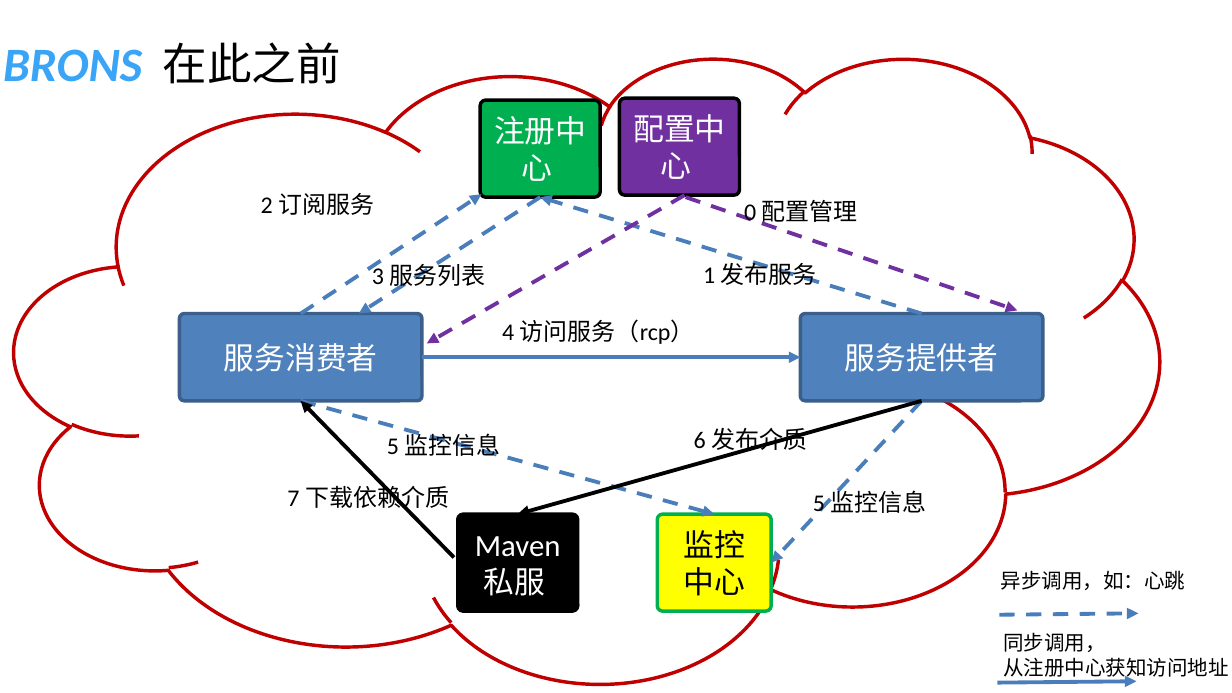
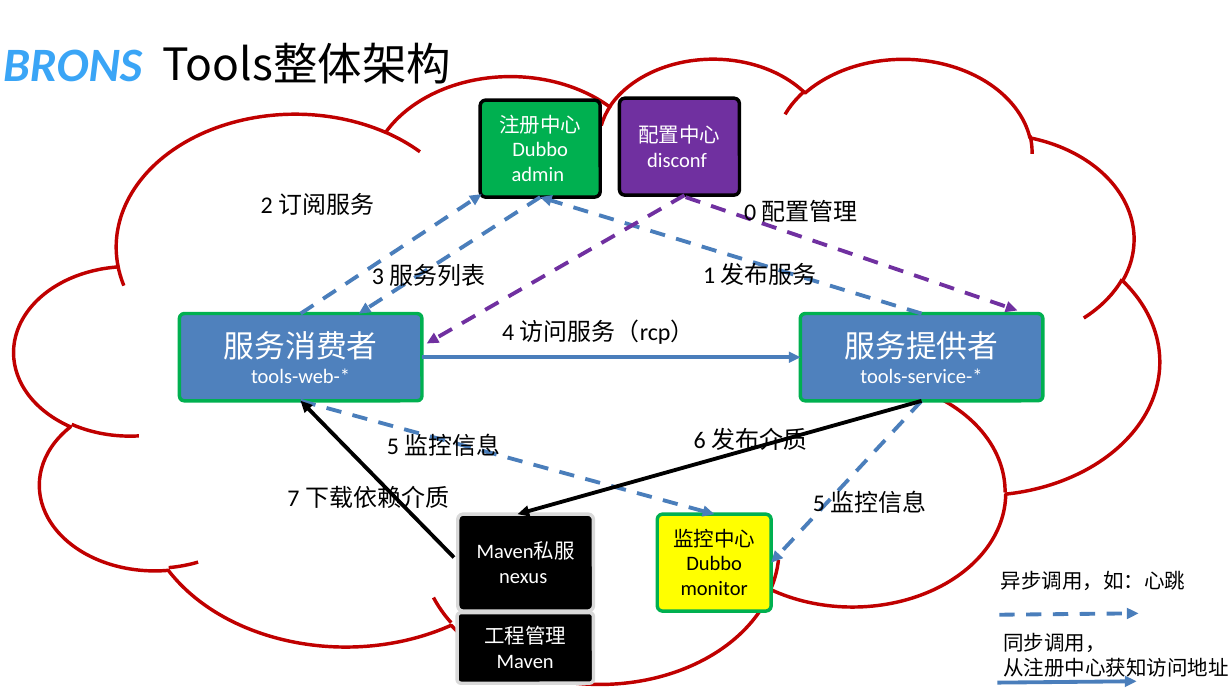
Before and after one commit to shiyunlai/tistools, a slide deck: slide 1 of readme/前后分离开发协作.pptx. Drawn at 1232x693 pixels with LibreOffice and Linux fonts; fonts in the diff are those of the drawing. Boxes give left, top, right and bottom in pixels: in the first picture for what was removed or moved away, otherwise in the second. Text is boxed around its words. In the diff, an @@ line names an element or a change of style, - is before the commit and + after.

```diff
--- a/readme/前后分离开发协作.pptx
+++ b/readme/前后分离开发协作.pptx
@@ title at (163,42,452,91): text changed @@
-在此之前
+Tools整体架构
@@ text in rounded rectangle at (499,114,581,134): size 18 to 12 pt in "注册中心" @@
@@ text in rounded rectangle at (512,141,568,181): paragraph added @@
+Dubbo admin
@@ text in rounded rectangle at (638,124,720,144): size 18 to 12 pt in "配置中心" @@
@@ text in rounded rectangle at (647,152,707,167): paragraph added @@
+disconf
@@ rounded rectangle "服务消费者" at (180,314,423,402): outline #3A5F8C 2 pt to #00B050 2 pt @@
@@ rounded rectangle "服务提供者" at (801,314,1044,402): outline #3A5F8C 2 pt to #00B050 2 pt @@
@@ text in rounded rectangle at (251,368,350,383): paragraph added @@
+tools-web-*
@@ text in rounded rectangle at (860,368,982,383): paragraph added @@
+tools-service-*
@@ rounded rectangle "Maven私服": place and size @@
-rounded rectangle "Maven私服" at (458,514,578,611)
+rounded rectangle "Maven私服" at (458,514,594,611)
@@ rounded rectangle "Maven私服" at (458,514,594,611): outline #000000 2 pt to #D9D9D9 2 pt @@
@@ text in rounded rectangle at (673,528,755,548): size 18 to 12 pt in "监控中心" @@
@@ text in rounded rectangle at (477,541,575,560): size 18 to 12 pt in "Maven私服" @@
@@ text in rounded rectangle at (681,555,748,595): paragraph added @@
+Dubbo monitor
@@ text in rounded rectangle at (499,573,547,583): paragraph added @@
+nexus
@@ rounded rectangle added at (457,612,594,683), fill #000000, outline #D9D9D9 2 pt, 12 pt, text #FFFFFF @@
+工程管理
+Maven
```
Also in this commit, not shown: 1 other slide changed, 2 other files.
